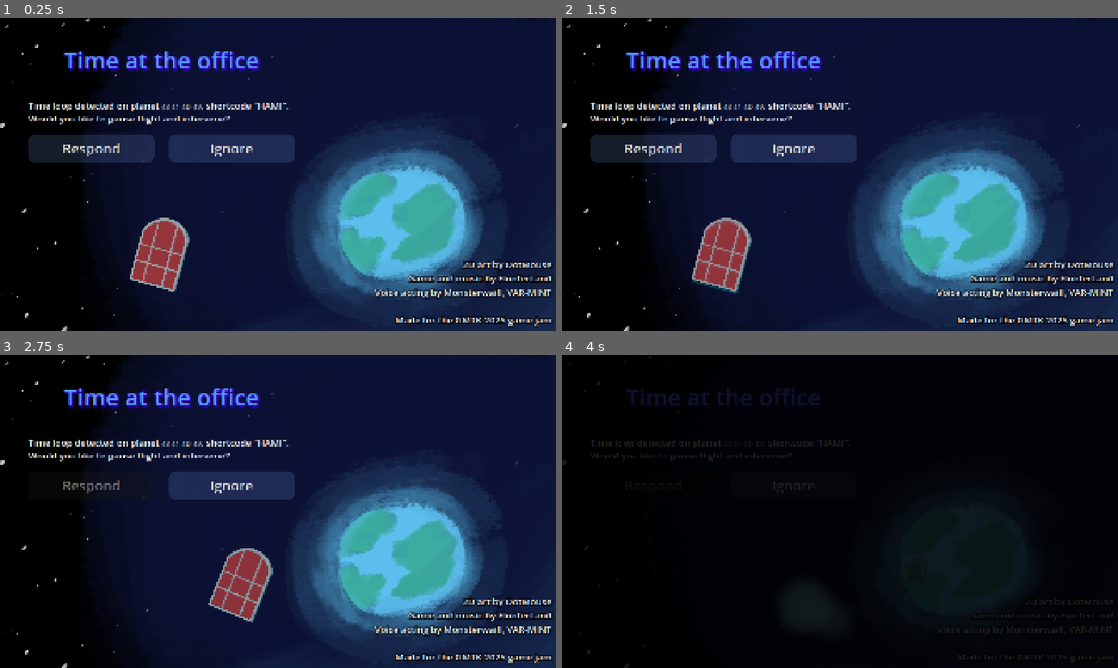
Above: before the commit, frames 1-4 (two rows, left to right).
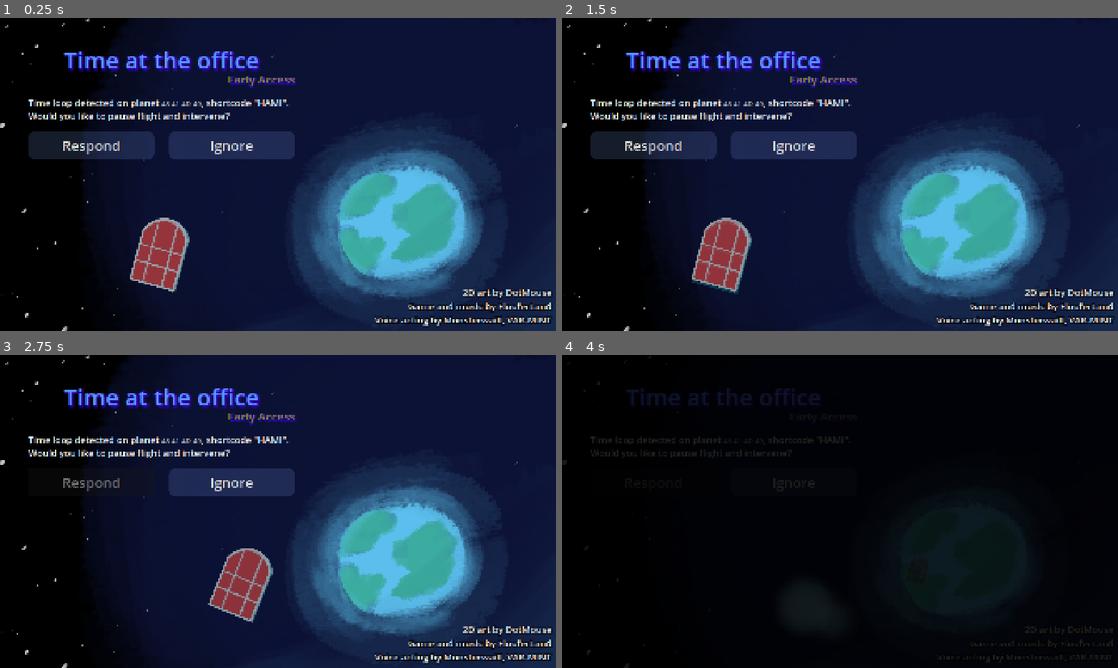
Above: after the commit, the same moments.

Repository: FlooferLand/timeloop-game
Game: Godot game, scene res://levels/init/init.tscn
Two runs of this game, one before a commit and one after it. Both use one fixed random seed, a clock stepped at 60 frames per second and the inputs below. Sound files missing from this copy of the repository are replaced by a short silence.
Inputs (mouse positions are in pixels of both pictures, inside the frame that each line leads up to):
- Up to frame 1 (0.25 s): no input
- Up to frame 2 (1.5 s): tap Enter at 0.5 s; move the mouse to (962, 158) at 0.52 s; hold Space (advance_dialog) 0.53-1.28 s; hold D (walk_right) from 0.53 s (still down); click (962, 158) at 0.67 s; move the mouse to (728, 190) at 1.27 s; tap Up (interact) at 1.35 s
- Up to frame 3 (2.75 s): release D (walk_right) at 2 s; click "Respond" at 2 s
- Up to frame 4 (4 s): move the mouse to (895, 442) at 2.77 s; hold A (walk_left) 2.78-3.53 s; hold Shift (sprint) 2.78-3.53 s; move the mouse to (812, 574) at 3.52 s; hold D (walk_right) from 3.53 s (still down); tap T at 3.6 s; click (812, 574) at 3.67 s

The runs differ from the first frame. In frame 1, 5.7% of the frame differs, in the area x 5-100%, y 18-99%; in frame 2, 5.7%; in frame 3, 5.2%; in frame 4, 0.8%.

Commit message:
Make the player no longer reset position after a time loop and tweak some things

Diff:
--- a/entities/elevator_doors/elevator_doors.gd
+++ b/entities/elevator_doors/elevator_doors.gd
@@ -1,6 +1,6 @@
 extends Node2D
 
-const ElevatorRideScene := preload("uid://domjojwwk6q7d")
+const ElevatorRideScene := preload("res://levels/elevator_ride/elevator_ride.tscn")
 
 @export_group("Local")
 @export var interact_comp: InteractComponent
--- a/entities/player/player.gd
+++ b/entities/player/player.gd
@@ -18,6 +18,7 @@
 var _initial_position: Vector2
 var _initial_zoom: Vector2
 
+var current_room_id: StringName
 var move_direction := Vector2.ZERO
 var facing := Facing.Right
 var can_move := true
@@ -44,9 +45,6 @@
 	mouse_locked = true
 	change_direction.connect(func(facing: Facing) -> void:
 		sprite.flip_h = (facing == Facing.Left)
-	)
-	TimeManager.reset.connect(func() -> void:
-		global_position = _initial_position
 	)
 
 func _process(delta: float) -> void:
--- a/entities/player/player_interaction.gd
+++ b/entities/player/player_interaction.gd
@@ -37,7 +37,7 @@
 		hovering = null
 
 func _input(event: InputEvent) -> void:
-	if DialogManager.visible:
+	if (DialogManager as DialogManagerType).visible:
 		return
 	if hovering is not InteractComponent or not player.can_move:
 		return
--- a/entities/room_transition/room_bridge.gd
+++ b/entities/room_transition/room_bridge.gd
@@ -90,8 +90,10 @@
 		var dir: float = player.move_direction.sign().x
 		if dir > 0 and manager.active != room_b:
 			manager.change(room_b)
+			player.current_room_id = room_b.name
 		elif dir < 0 and manager.active != room_a:
 			manager.change(room_a)
+			player.current_room_id = room_a.name
 
 func _update_lock() -> void:
 	locking_body_collision.disabled = not locked
--- a/levels/elevator_ride/elevator_ride.tscn
+++ b/levels/elevator_ride/elevator_ride.tscn
@@ -6,6 +6,7 @@
 [ext_resource type="Script" uid="uid://dn64b1m3s4eh3" path="res://levels/elevator_ride/elevator_ride.gd" id="1_x4l2d"]
 [ext_resource type="PackedScene" uid="uid://dytk4odemy15w" path="res://entities/player/Player.tscn" id="3_fh6it"]
 [ext_resource type="Texture2D" uid="uid://b6yjqit5233yp" path="res://assets/textures/room/elevator_doors.png" id="4_xku71"]
+[ext_resource type="Texture2D" uid="uid://c0cjqp1x2fupm" path="res://assets/textures/light/area_light_long.png" id="5_ymjri"]
 [ext_resource type="SpriteFrames" uid="uid://cr1jr04f0k0wn" path="res://assets/textures/player/with_arms.tres" id="6_qhb31"]
 [ext_resource type="AudioStream" uid="uid://gfut33atohyx" path="res://assets/music/elevator_ride_once.mp3" id="7_vtdon"]
 [ext_resource type="Texture2D" uid="uid://ctai58rgk4jp7" path="res://assets/textures/water_particle.png" id="8_lfvvc"]
@@ -575,6 +576,12 @@
 scale = Vector2(1.3, 1.3)
 texture = ExtResource("4_xku71")
 
+[node name="PointLight2D" type="PointLight2D" parent="Environment"]
+position = Vector2(0, -310)
+scale = Vector2(3.300813, 3.3008127)
+energy = 0.5
+texture = ExtResource("5_ymjri")
+
 [node name="Physics" type="Node2D" parent="."]
 
 [node name="Floor" type="StaticBody2D" parent="Physics"]
@@ -667,6 +674,7 @@
 grow_horizontal = 2
 grow_vertical = 2
 color = Color(0, 0, 0, 1)
+metadata/_edit_lock_ = true
 
 [node name="Audio" type="AudioStreamPlayer" parent="."]
 volume_db = -8.0
--- a/levels/ending/time_loop_switch.gd
+++ b/levels/ending/time_loop_switch.gd
@@ -1,6 +1,4 @@
 extends Area2D
-
-const TitleScreenScene := preload("uid://cu638cpwjak4k")
 
 @export var anim_player: AnimationPlayer
 @export var sprite: AnimatedSprite2D
@@ -19,7 +17,7 @@
 			Input.mouse_mode = Input.MOUSE_MODE_HIDDEN
 	)
 	ending_sound_player.finished.connect(func() -> void:
-		get_tree().change_scene_to_packed(TitleScreenScene)
+		get_tree().change_scene_to_file("uid://cu638cpwjak4k")
 	)
 	anim_player.animation_finished.connect(func(anim_name: String) -> void:
 		Input.mouse_mode = Input.MOUSE_MODE_VISIBLE
--- a/levels/outside/building.gd
+++ b/levels/outside/building.gd
@@ -1,6 +1,6 @@
 extends Node2D
 
-const BuildingScene := preload("uid://douk4eknvrii7")
+const BuildingScene := preload("res://levels/the_building/the_building.tscn")
 
 @export var interact_comp: InteractComponent
 
--- a/levels/outside/intro.tscn
+++ b/levels/outside/intro.tscn
@@ -271,7 +271,7 @@
 "times": PackedFloat32Array(0),
 "transitions": PackedFloat32Array(1),
 "update": 0,
-"values": [Color(1, 1, 1, 0)]
+"values": [Color(1, 1, 1, 1)]
 }
 
 [sub_resource type="Animation" id="Animation_oqetn"]
@@ -704,7 +704,7 @@
 position = Vector2(48, -944)
 
 [node name="OutsideCamera" type="Camera2D" parent="Camera" node_paths=PackedStringArray("target")]
-position = Vector2(48.00001, -943.9998)
+position = Vector2(-199.99695, -1687.9908)
 zoom = Vector2(0.8, 0.8)
 process_callback = 0
 limit_left = -1150
@@ -806,7 +806,6 @@
 layer = 20
 
 [node name="Fade" type="Control" parent="Fade"]
-modulate = Color(1, 1, 1, 0)
 layout_mode = 3
 anchors_preset = 15
 anchor_right = 1.0
--- a/levels/the_building/room_manager.gd
+++ b/levels/the_building/room_manager.gd
@@ -15,32 +15,33 @@
 	set(value): change(value)
 
 func _enter_tree() -> void:
-	default.initially_active = true
 	for thing in get_children():
 		if thing is Room:
 			rooms.push_back(thing)
 			thing.set("manager", self)
 		elif thing is RoomBridge:
 			thing.set("manager", self)
-	_active = default
+	default.initially_active = true
+	active = default
 
 func change(new: Room) -> void:
 	var old := _active
 	_active = new
 
-	if trans_old != null:
-		old.modulate = Color.WHITE
-		old.visible = true
-		trans_old.kill()
-		trans_old = null
-	trans_old = old.create_tween()
-	trans_old.tween_property(old, "modulate", Color.BLACK, 0.1)
-	trans_old.tween_callback(func() -> void:
-		old.visible = false
-		room_changed.emit(old, new)
-		trans_old.kill()
-		trans_old = null
-	)
+	if old != null:
+		if trans_old != null:
+			old.modulate = Color.WHITE
+			old.visible = true
+			trans_old.kill()
+			trans_old = null
+		trans_old = old.create_tween()
+		trans_old.tween_property(old, "modulate", Color.BLACK, 0.1)
+		trans_old.tween_callback(func() -> void:
+			old.visible = false
+			room_changed.emit(old, new)
+			trans_old.kill()
+			trans_old = null
+		)
 
 	if trans_new != null:
 		new.modulate = Color.WHITE
--- a/levels/the_building/the_building.tscn
+++ b/levels/the_building/the_building.tscn
@@ -12,7 +12,8 @@
 
 [node name="TheBuilding" type="Node2D"]
 
-[node name="TimeLoopContainer" parent="." instance=ExtResource("1_8k4rm")]
+[node name="TimeLoopContainer" parent="." node_paths=PackedStringArray("player") instance=ExtResource("1_8k4rm")]
+player = NodePath("../Player")
 
 [node name="Player" parent="." instance=ExtResource("1_hixpo")]
 position = Vector2(500, 0)
--- a/levels/the_building/timeloop_container.gd
+++ b/levels/the_building/timeloop_container.gd
@@ -1,13 +1,31 @@
-extends Node2D
+## Manages the time loop world.
+## Not affected by the time loop itself, but its used to allow communication
+## with the outside world (the one not affected by the time loop).
+## It can also be used to persist data between loops
+class_name TimeLoopContainer extends Node2D
 
-const TimeLoopContainer := preload("uid://dhy8a74fxl1iw")
+const TimeLoopContainerScene := preload("uid://dhy8a74fxl1iw")
+
+## Reference is persistent across loops
+@export var player: Player
+
+@export_group("Local")  ## Must be re-set inside time_loop_reset
+@export var room_manager: RoomManager
 
 func _ready() -> void:
 	TimeManager.start()
 	TimeManager.reset.connect(func() -> void:
+		var old_room := player.current_room_id
+
+		## Reset everything.
 		await time_loop_reset()
+
+		var room := room_manager.get_node(str(old_room))
+		room_manager.default = room
+		room_manager.active = room
 	)
 
+## Resets all of its contents
 func time_loop_reset() -> void:
 	# Cleanup
 	for child in get_children():
@@ -15,9 +33,11 @@
 	await get_tree().process_frame
 
 	# Adding the new stuffs
-	var virtual := TimeLoopContainer.instantiate()
+	var virtual: TimeLoopContainer = TimeLoopContainerScene.instantiate()
 	for child in virtual.get_children():
 		virtual.remove_child(child)
 		child.owner = null
 		add_child(child)
+		if child is RoomManager:
+			room_manager = child
 	virtual.queue_free()
--- a/levels/the_building/timeloop_container.tscn
+++ b/levels/the_building/timeloop_container.tscn
@@ -16,9 +16,10 @@
 [ext_resource type="PackedScene" uid="uid://dlka2wa038g4t" path="res://props/computer/computer_side.tscn" id="10_hev1u"]
 [ext_resource type="Script" uid="uid://deskh66ba4q63" path="res://levels/the_building/entities.gd" id="13_tef80"]
 
-[node name="TimeLoopContainer" type="Node2D"]
+[node name="TimeLoopContainer" type="Node2D" node_paths=PackedStringArray("room_manager")]
 editor_description = "Everything inside is temporary and will be reset from the script once the timeloop resets"
 script = ExtResource("1_s5u2e")
+room_manager = NodePath("RoomManager")
 
 [node name="TODO- Auto-add transitions in AutoRoom" type="Node" parent="."]
 
--- a/levels/title_screen/title_screen.tscn
+++ b/levels/title_screen/title_screen.tscn
@@ -18,6 +18,13 @@
 font_color = Color(0.360784, 0.584314, 1, 1)
 shadow_size = 18
 shadow_color = Color(0.227451, 0, 1, 0.462745)
+shadow_offset = Vector2(4, 2)
+
+[sub_resource type="LabelSettings" id="LabelSettings_3agv4"]
+font_size = 40
+font_color = Color(0.8352941, 0.87058824, 0, 0.59607846)
+shadow_size = 8
+shadow_color = Color(0.227451, 0, 1, 0.36862746)
 shadow_offset = Vector2(4, 2)
 
 [sub_resource type="LabelSettings" id="LabelSettings_0u665"]
@@ -283,17 +290,39 @@
 offset_bottom = 554.0
 theme_override_constants/separation = 30
 metadata/_edit_group_ = true
-
-[node name="Label" type="Label" parent="UI/Control/VBoxContainer"]
-layout_mode = 2
+metadata/_edit_lock_ = true
+
+[node name="Title" type="Control" parent="UI/Control/VBoxContainer"]
+custom_minimum_size = Vector2(0, 150)
+layout_mode = 2
+
+[node name="Title" type="Label" parent="UI/Control/VBoxContainer/Title"]
+layout_mode = 1
+anchors_preset = -1
+anchor_right = 1.0
+offset_bottom = 110.0
+grow_horizontal = 2
+grow_vertical = 2
 text = "Time at the office"
 label_settings = SubResource("LabelSettings_eff74")
 horizontal_alignment = 1
 vertical_alignment = 1
 
-[node name="Control" type="Control" parent="UI/Control/VBoxContainer"]
-custom_minimum_size = Vector2(0, 20)
-layout_mode = 2
+[node name="Subtip" type="Label" parent="UI/Control/VBoxContainer/Title"]
+layout_mode = 1
+anchors_preset = -1
+anchor_left = 1.0
+anchor_top = 1.0
+anchor_right = 1.0
+anchor_bottom = 1.0
+offset_left = -233.0
+offset_top = -55.0
+grow_horizontal = 2
+grow_vertical = 2
+text = "Early Access"
+label_settings = SubResource("LabelSettings_3agv4")
+horizontal_alignment = 2
+vertical_alignment = 2
 
 [node name="Info" type="RichTextLabel" parent="UI/Control/VBoxContainer"]
 custom_minimum_size = Vector2(920, 0)
@@ -350,9 +379,7 @@
 text = "
 2D art by DotMouse
 Game and music by FlooferLand
-Voice acting by Monsterwaill, VAR-MINT
-
-Made for the GMTK 2025 game jam"
+Voice acting by Monsterwaill, VAR-MINT"
 label_settings = SubResource("LabelSettings_0u665")
 horizontal_alignment = 2
 vertical_alignment = 2
@@ -367,6 +394,7 @@
 grow_vertical = 2
 mouse_filter = 2
 color = Color(0, 0, 0, 1)
+metadata/_edit_lock_ = true
 
 [node name="ClearColor" parent="." instance=ExtResource("2_eff74")]
 color = Color(0.047058824, 0.07058824, 0.20784314, 1)
--- a/project.godot
+++ b/project.godot
@@ -12,7 +12,7 @@
 
 config/name="Time at the office"
 config/description="An alien stumbles across an office building that is stuck in a time loop"
-config/version="1.0.0"
+config/version="1.1.0"
 run/main_scene="uid://b5pwoudleripi"
 config/features=PackedStringArray("4.5")
 boot_splash/bg_color=Color(0, 0, 0, 1)
Not shown, changed: export_presets.cfg
Not shown: 1 places in levels/elevator_ride/elevator_ride.tscn that only renumber resources
Not shown: 1 places in levels/title_screen/title_screen.tscn that only renumber resources
